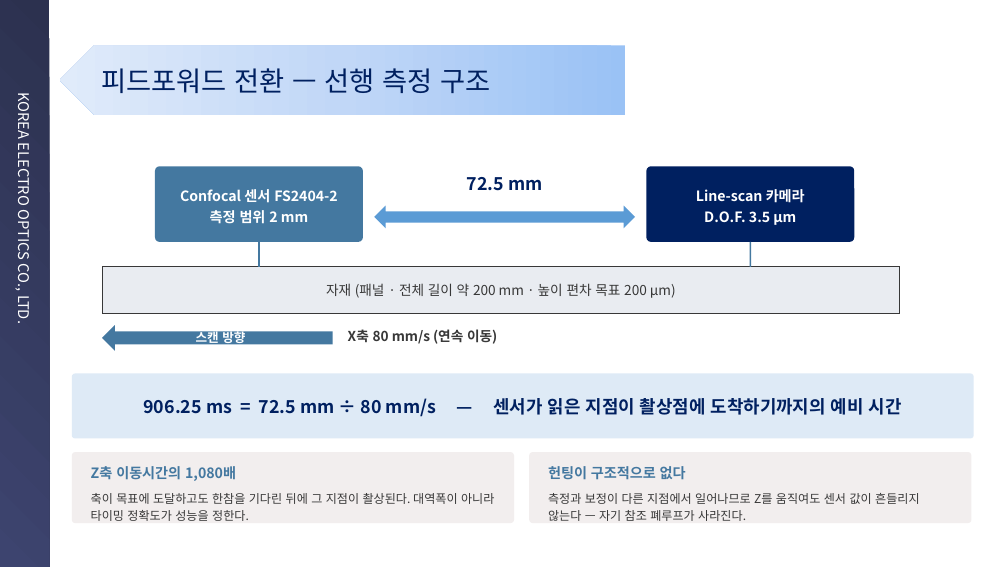
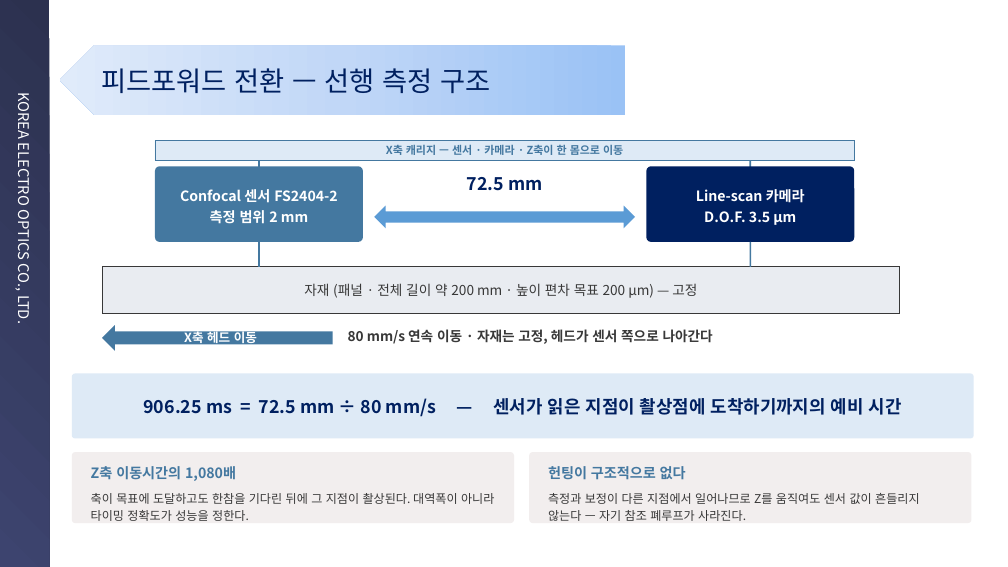
Before and after one commit to kyeongsunyu/SEQApp, a slide deck: slide 5 of Documents/기술경진대회/연구소기술경진대회_민수개발팀 윤경현_피드포워드 오토포커스_260901.pptx. Drawn at 1008x567 pixels with LibreOffice and Linux fonts; fonts in the diff are those of the drawing; background and template pictures are left out. Boxes give left, top, right and bottom in pixels: in the first picture for what was removed or moved away, otherwise in the second. Text is boxed around its words. In the diff, an @@ line names an element or a change of style, - is before the commit and + after.

```diff
--- a/Documents/기술경진대회/연구소기술경진대회_민수개발팀 윤경현_피드포워드 오토포커스_260901.pptx
+++ b/Documents/기술경진대회/연구소기술경진대회_민수개발팀 윤경현_피드포워드 오토포커스_260901.pptx
@@ rectangle added at (155, 141, 854, 160), fill #DEEAF6, outline #4478A0 0.75 pt, 10.5 pt, text #4478A0, bold @@
+X축 캐리지 — 센서 · 카메라 · Z축이 한 몸으로 이동
@@ rectangle added at (258, 160, 259, 167), fill #4478A0 @@
@@ rectangle added at (749, 160, 751, 167), fill #4478A0 @@
@@ text in rectangle at (304, 283, 697, 298): text changed @@
-자재 (패널 · 전체 길이 약 200 mm · 높이 편차 목표 200 µm)
+자재 (패널 · 전체 길이 약 200 mm · 높이 편차 목표 200 µm) — 고정
@@ text in left arrow at (184, 329, 257, 346): text changed @@
-스캔 방향
+X축 헤드 이동
@@ text at (348, 329, 713, 344): text changed @@
-X축 80 mm/s (연속 이동)
+80 mm/s 연속 이동 · 자재는 고정, 헤드가 센서 쪽으로 나아간다
```
Also in this commit, not shown: 1 other file.
